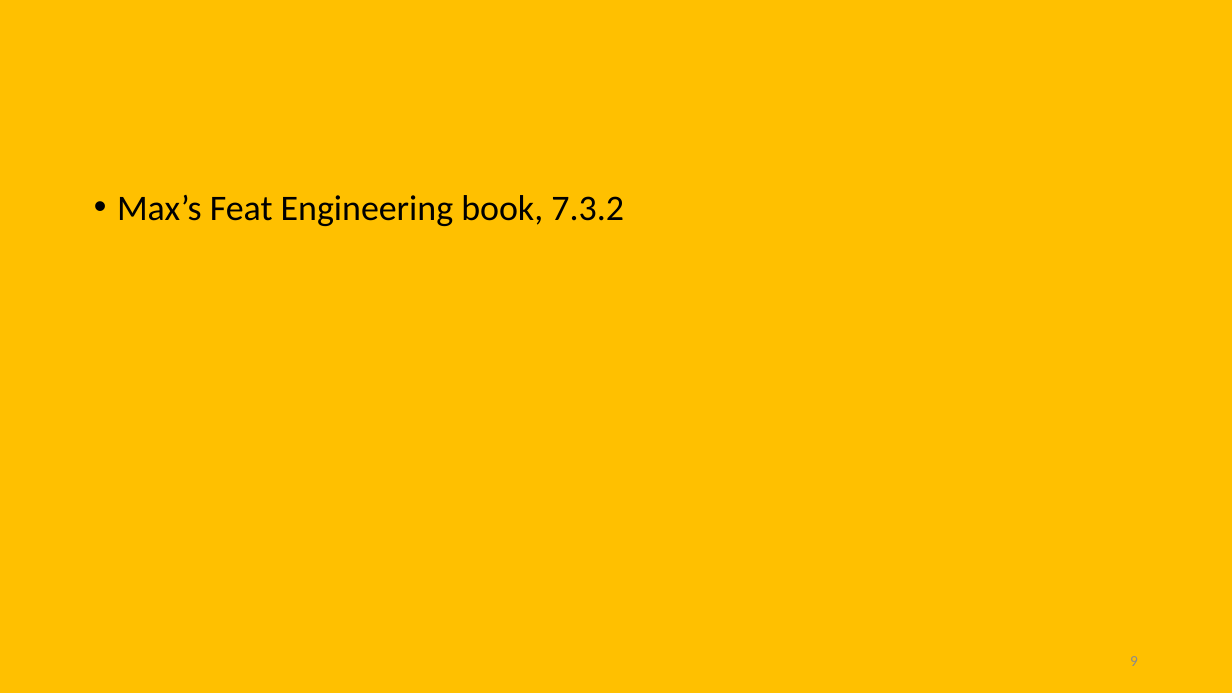
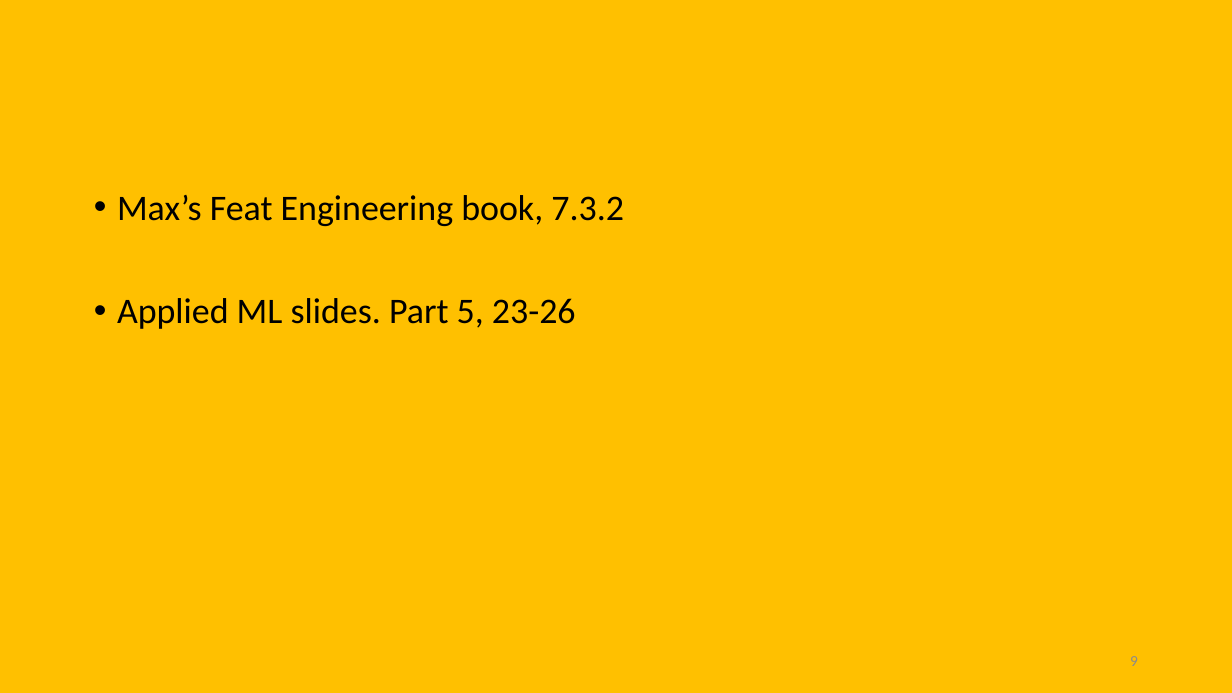
Before and after one commit to karlenaochoa/c4-ml-2020, a slide deck: slide 9 of slides/w4p1-penalized-regression/w4p1_draft.pptx. Drawn at 1232x693 pixels with LibreOffice and Linux fonts; fonts in the diff are those of the drawing. Boxes give left, top, right and bottom in pixels: in the first picture for what was removed or moved away, otherwise in the second. Text is boxed around its words. In the diff, an @@ line names an element or a change of style, - is before the commit and + after.

```diff
--- a/slides/w4p1-penalized-regression/w4p1_draft.pptx
+++ b/slides/w4p1-penalized-regression/w4p1_draft.pptx
@@ text at [117, 298, 576, 329]: paragraph added @@
+• Applied ML slides. Part 5, 23-26
```
Also in this commit, not shown: 4 other files.
